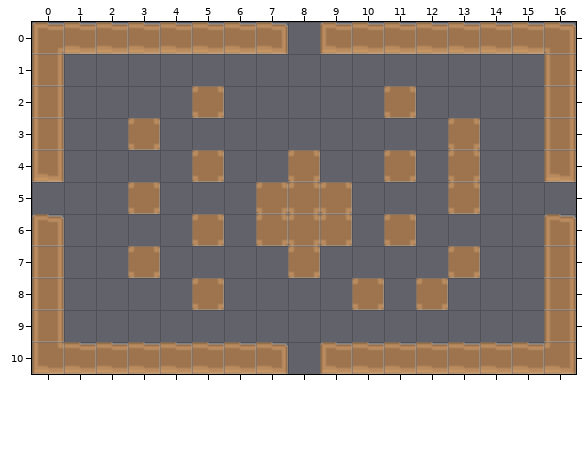
Tiled map: core/assets/rooms/try2map3.tmx. This is how it looked before the edit.
Cells are 32x32 px. Shown: x 0..16, y 0..10.
And afterwards:
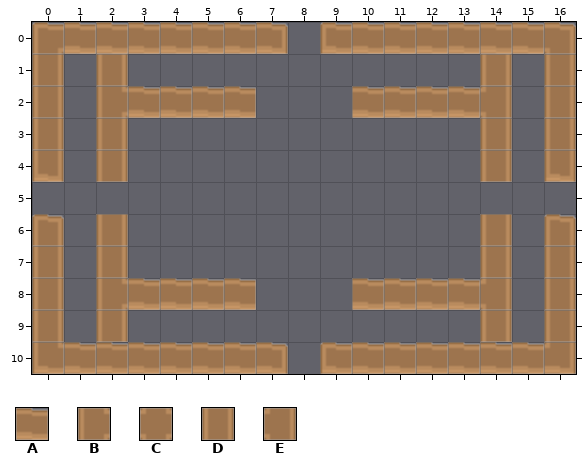
Key: from "roguelikeDungeon_transparent": A 175, B 179, C 208, D 209, E 212.
_ is an empty cell.
The edit:
Layer "DestructibleLayer":
y 1: x 2 _ -> D; x 14 _ -> D
y 2: x 2..6 ___C_ -> BAAAA; x 10..14 _C___ -> AAAAE
y 3: x 2..3 _C -> D_; x 13..14 C_ -> _D
y 4: x 2 _ -> D; x 5 C -> _; x 8 C -> _; x 11 C -> _; x 13..14 C_ -> _D
y 5: x 3 C -> _; x 7..9 CCC -> ___; x 13 C -> _
y 6: x 2 _ -> D; x 5 C -> _; x 7..9 CCC -> ___; x 11 C -> _; x 14 _ -> D
y 7: x 2..3 _C -> D_; x 8 C -> _; x 13..14 C_ -> _D
y 8: x 2..6 ___C_ -> BAAAA; x 10..14 C_C__ -> AAAAE
y 9: x 2 _ -> D; x 14 _ -> D
